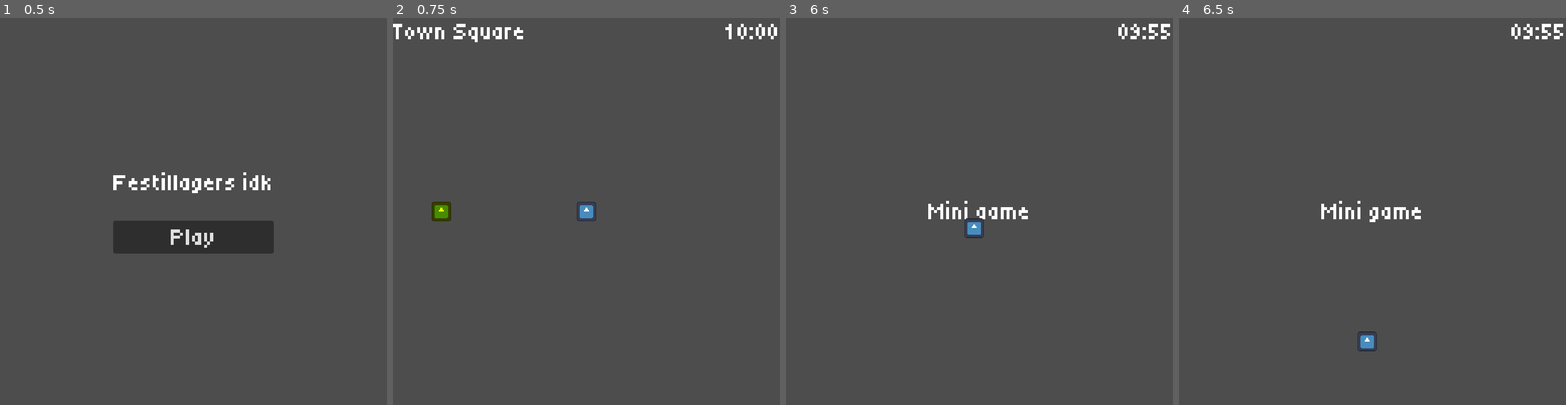
Above: before the commit, frames 1-4 (left to right).
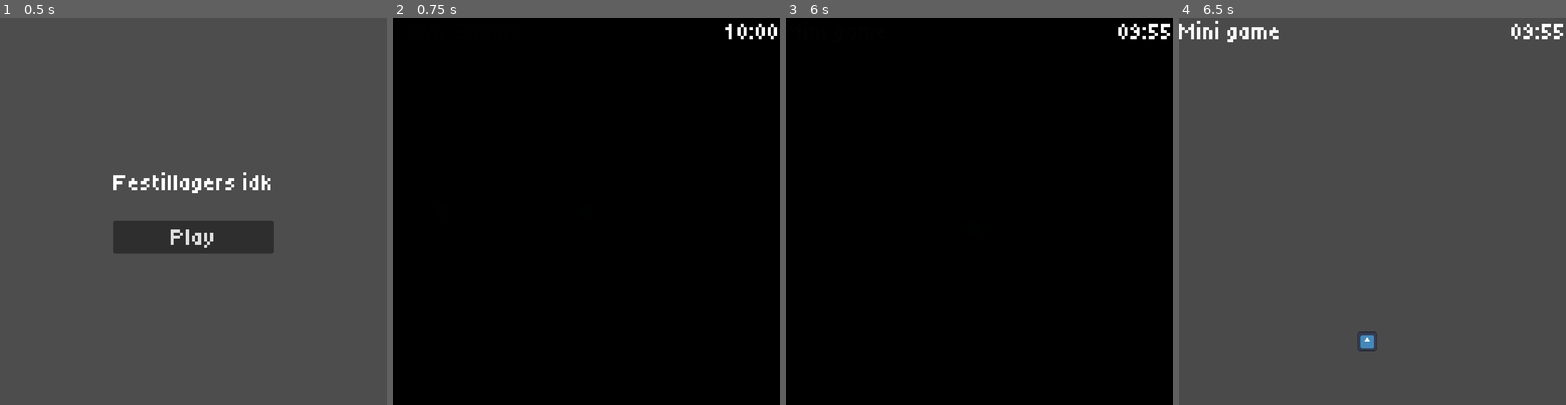
Above: after the commit, the same moments.

Repository: DieserMastro/GMTK-GameJam
Game: Godot game, scene res://core/main/main.tscn
Same seed, same stepped clock (60 frames per second), same inputs: the game is played once before the commit and once after it. The engine's default icon, where the game draws it, is replaced by a stand-in: a white triangle on a blue panel in a dark square.
Inputs:
- Up to frame 1 (0.5 s): no input
- Up to frame 2 (0.75 s): click "Play" at 0.5 s
- Up to frame 3 (6 s): tap Enter at 1.25, 4.25 s; hold D (right) 1.28-2.03 s; hold E (interact) 1.28-2.03 s; hold S (down) 2.03-2.78 s; tap Shift (run) at 2.1 s; hold D (right) 2.78-3.53 s; tap I at 2.85, 5.1 s; tap Space at 3.5 s; hold W (up) 3.53-4.28 s; tap E (interact) at 3.6 s; hold Shift (run) 4.28-5.03 s; hold A (left) 4.28-5.78 s; hold S (down) from 5.78 s (still down); hold E (interact) from 5.78 s (still down)
- Up to frame 4 (6.5 s): keep holding S (down); keep holding E (interact)

Frame 1 is identical in both runs. In frame 2, 100% of the frame differs, in the area x 0-100%, y 0-100%; in frame 3, 100%; in frame 4, 0.8%.
Error before the commit: Invalid access to property or key 'fade_in_finished' on a base object of type 'null instance'. (res://game/game.gd:9)

Commit message:
fix: re-add fade transition to game scene

Diff:
--- a/gmtk-game-jam/common/ui/fade_transition/fade_transition.gd
+++ b/gmtk-game-jam/common/ui/fade_transition/fade_transition.gd
@@ -17,8 +17,7 @@
 
 
 func _ready() -> void:
-	if Engine.is_editor_hint():
-		queue_free()
+	_show_only_in_game()
 
 
 func fade_in(duration := fade_in_duration) -> void:
@@ -44,3 +43,10 @@
 		return
 
 	_tween.kill()
+
+
+func _show_only_in_game() -> void:
+	if Engine.is_editor_hint():
+		hide()
+	else:
+		show()
--- a/gmtk-game-jam/common/ui/fade_transition/fade_transition.tscn
+++ b/gmtk-game-jam/common/ui/fade_transition/fade_transition.tscn
@@ -3,6 +3,7 @@
 [ext_resource type="Script" uid="uid://r5i522rq1kch" path="res://common/ui/fade_transition/fade_transition.gd" id="1_ef0a5"]
 
 [node name="FadeTransition" type="CanvasLayer" unique_id=988272189]
+visible = false
 script = ExtResource("1_ef0a5")
 
 [node name="FadeRect" type="ColorRect" parent="." unique_id=544244011]
--- a/gmtk-game-jam/game/game.tscn
+++ b/gmtk-game-jam/game/game.tscn
@@ -1,6 +1,9 @@
 [gd_scene format=3 uid="uid://b0vosv16q7rm7"]
 
 [ext_resource type="Script" uid="uid://bpggkrmqvpby" path="res://game/game.gd" id="1_vasa2"]
+[ext_resource type="PackedScene" uid="uid://b7i2j0w1tsafa" path="res://common/ui/fade_transition/fade_transition.tscn" id="2_h7iqs"]
 
 [node name="Game" type="Node" unique_id=431908219]
 script = ExtResource("1_vasa2")
+
+[node name="FadeTransition" parent="." unique_id=988272189 instance=ExtResource("2_h7iqs")]
--- a/gmtk-game-jam/game/mini_games/mini_game.tscn
+++ b/gmtk-game-jam/game/mini_games/mini_game.tscn
@@ -8,21 +8,21 @@
 [node name="MiniGame" unique_id=431908219 instance=ExtResource("1_hd5nu")]
 script = ExtResource("2_70amm")
 
-[node name="TownSquareHUD" parent="." index="0" unique_id=1935746708 instance=ExtResource("3_5womt")]
+[node name="TownSquareHUD" parent="." index="1" unique_id=1935746708 instance=ExtResource("3_5womt")]
 
-[node name="Label" type="Label" parent="." index="1" unique_id=1724885228]
+[node name="Label" type="Label" parent="." index="2" unique_id=1724885228]
 anchors_preset = 8
 anchor_left = 0.5
 anchor_top = 0.5
 anchor_right = 0.5
 anchor_bottom = 0.5
-offset_left = -20.0
-offset_top = -18.0
-offset_right = 20.0
-offset_bottom = 18.0
+offset_left = -256.0
+offset_top = -256.0
+offset_right = -120.0
+offset_bottom = -220.0
 grow_horizontal = 2
 grow_vertical = 2
 text = "Mini game"
 
-[node name="Player" parent="." index="2" unique_id=505119842 instance=ExtResource("4_db6aq")]
+[node name="Player" parent="." index="3" unique_id=505119842 instance=ExtResource("4_db6aq")]
 position = Vector2(249, 223)
--- a/gmtk-game-jam/game/town_square/town_square.tscn
+++ b/gmtk-game-jam/game/town_square/town_square.tscn
@@ -9,9 +9,9 @@
 [node name="TownSquare" unique_id=431908219 instance=ExtResource("1_g2j7n")]
 script = ExtResource("2_4vpmu")
 
-[node name="TownSquareHUD" parent="." index="0" unique_id=1935746708 instance=ExtResource("3_68aj7")]
+[node name="TownSquareHUD" parent="." index="1" unique_id=1935746708 instance=ExtResource("3_68aj7")]
 
-[node name="Label" type="Label" parent="." index="1" unique_id=739712449]
+[node name="Label" type="Label" parent="." index="2" unique_id=739712449]
 anchors_preset = 8
 anchor_left = 0.5
 anchor_top = 0.5
@@ -25,7 +25,7 @@
 grow_vertical = 2
 text = "Town Square"
 
-[node name="Characters" type="Node2D" parent="." index="2" unique_id=1453516371]
+[node name="Characters" type="Node2D" parent="." index="3" unique_id=1453516371]
 
 [node name="Player" parent="Characters" index="0" unique_id=505119842 instance=ExtResource("2_em1hl")]
 position = Vector2(256, 256)
